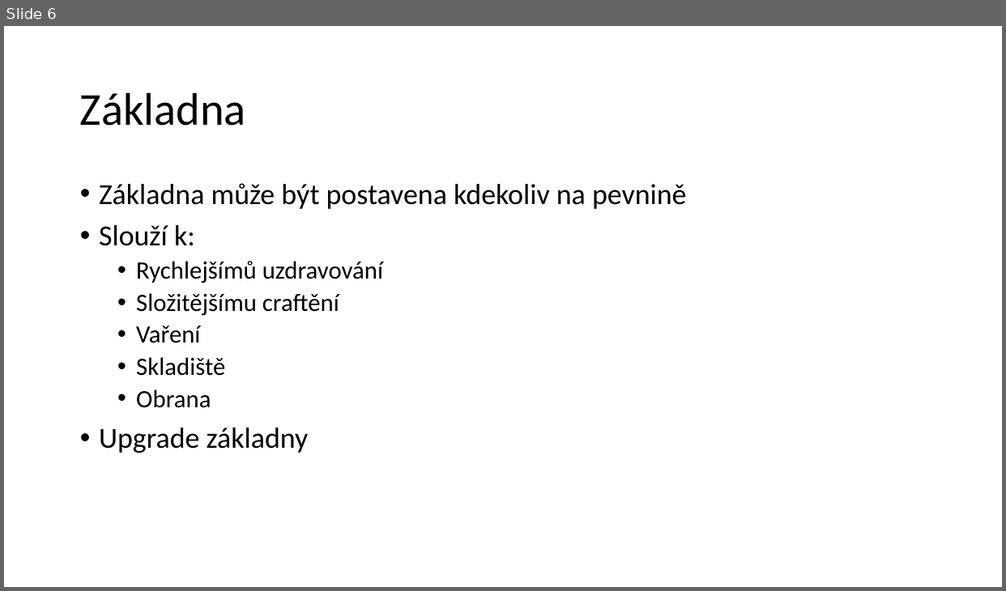
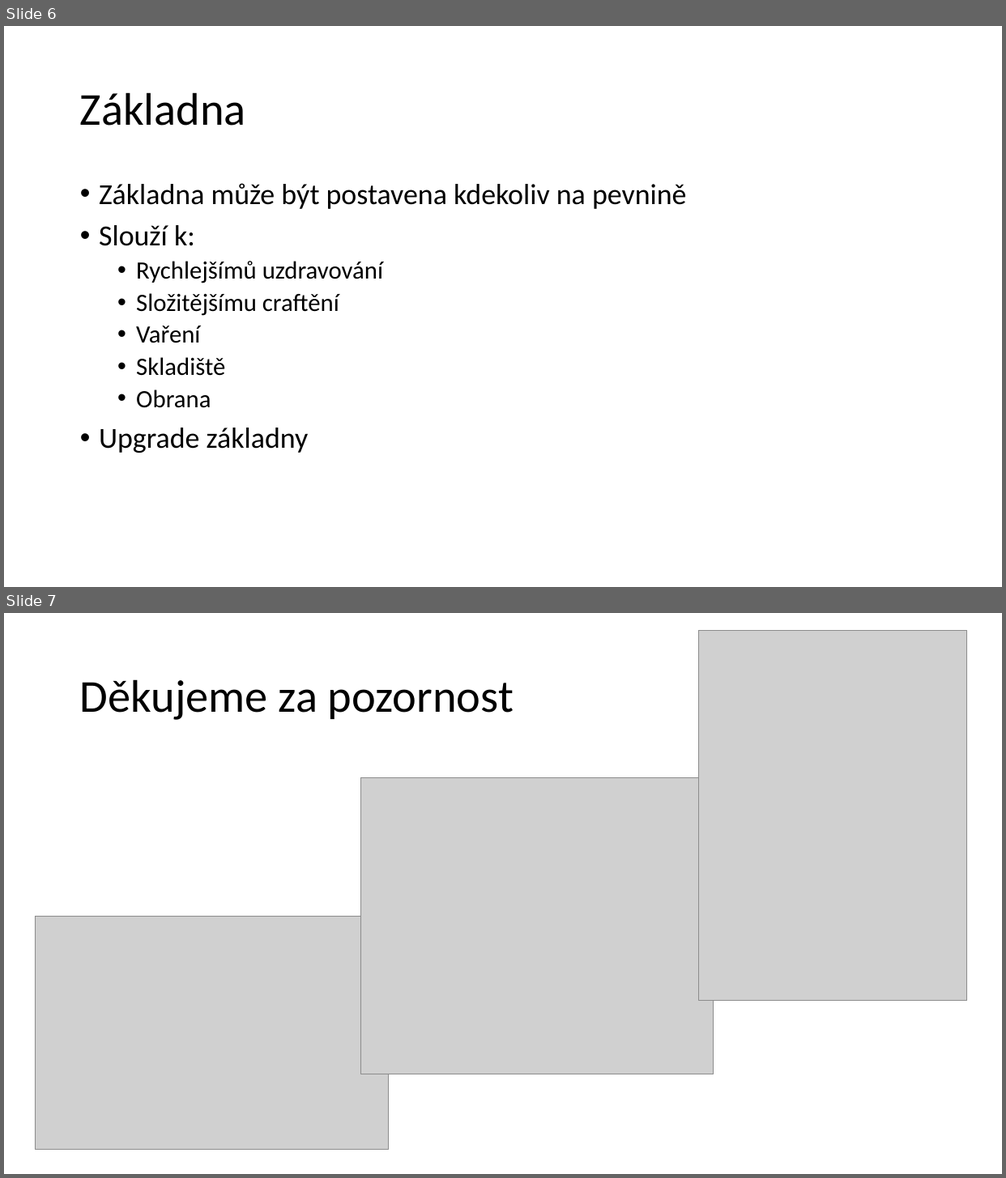
Before and after one commit to Legolaser/HackathonQWE, a slide deck: Survival projekt.pptx. Shown one above the other, each under a label of ours: slide 6 before the commit, slides 6 and 7 after it. The pictures are 1006x591 and 1006x1178 pixels, drawn with LibreOffice and Linux fonts; fonts in the diff are those of the drawing; grey boxes stand for pictures. Boxes give left, top, right and bottom in pixels: in the first picture for what was removed or moved away, otherwise in the second. Text is boxed around its words. In the diff, an @@ line names an element or a change of style, - is before the commit and + after.

Commit message:
ppt final

```diff
--- a/Survival projekt.pptx
+++ b/Survival projekt.pptx
@@ slide 7 added at [4, 613, 1002, 1174], background #FFFFFF @@
@@ picture added at [699, 630, 967, 1001] @@
@@ title added at [80, 679, 513, 720], 44 pt, text #000000 @@
+Děkujeme za pozornost
@@ picture added at [361, 777, 714, 1075] @@
@@ picture added at [36, 916, 389, 1149] @@
```
Also in this commit, not shown: 1 slide removed.
